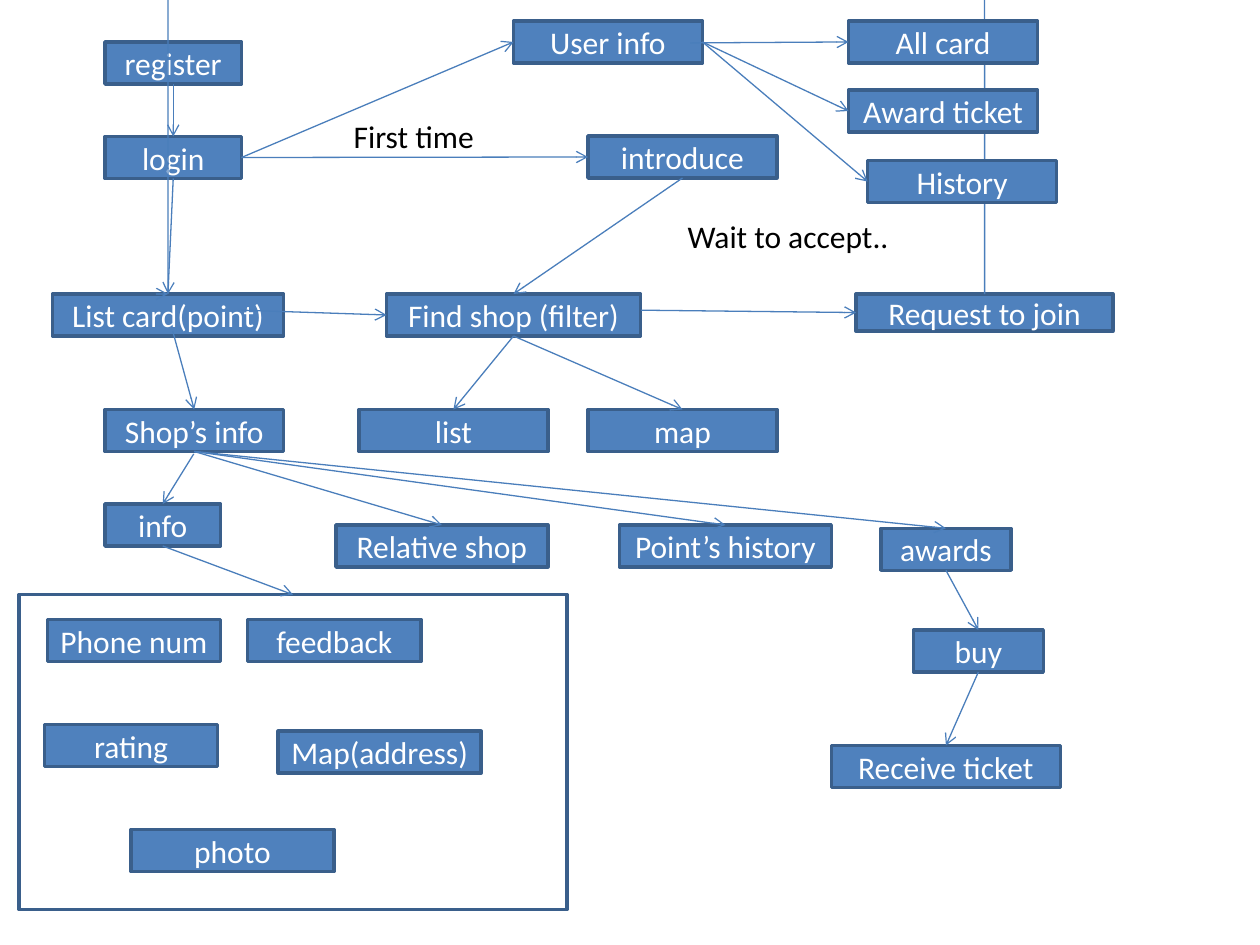
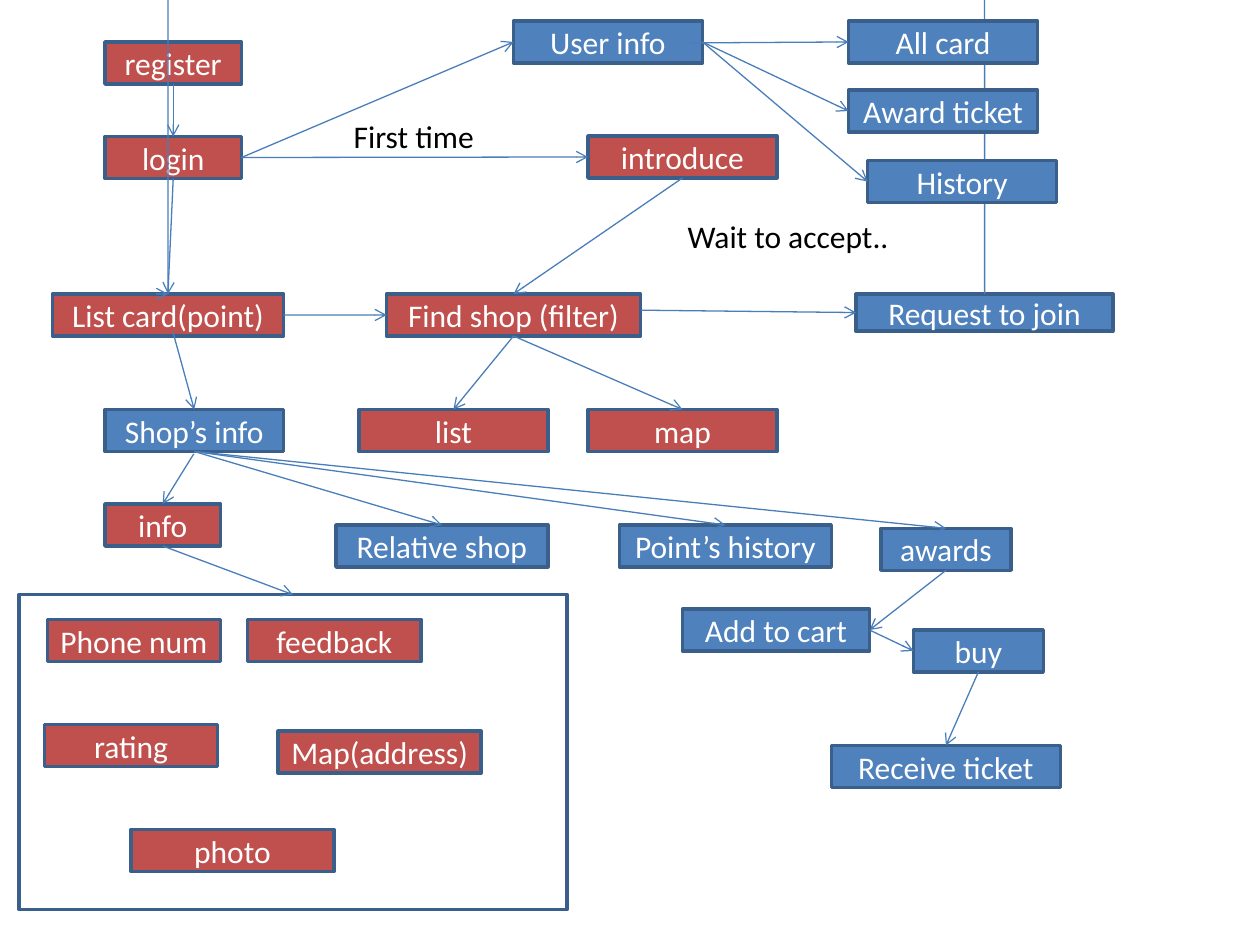
Before and after one commit to loyalty-point/Prototype, a slide deck: slide 1 of user-flow/user-flow.pptx. Drawn at 1260x945 pixels with LibreOffice and Linux fonts; fonts in the diff are those of the drawing. Boxes give left, top, right and bottom in pixels: in the first picture for what was removed or moved away, otherwise in the second. Text is boxed around its words. In the diff, an @@ line names an element or a change of style, - is before the commit and + after.

```diff
--- a/user-flow/user-flow.pptx
+++ b/user-flow/user-flow.pptx
@@ arrow moved from (242, 310) - (387, 315) to (284, 315) - (387, 315) @@
@@ fill #4F81BD to #C0504D in 13 elements at (105, 42, 241, 83), (105, 136, 241, 178), (53, 294, 284, 335), (387, 294, 641, 335), (105, 504, 220, 546), (48, 620, 222, 662), (248, 620, 422, 662), (44, 724, 218, 766), (278, 731, 481, 772), (131, 829, 334, 871), (588, 136, 777, 178), (359, 410, 548, 451), (588, 410, 777, 451) @@
@@ arrow moved from (946, 571) - (979, 630) to (946, 571) - (869, 630) @@
@@ rectangle added at (683, 609, 869, 650), fill #4F81BD, outline #3A5F8C 2 pt, 18 pt, text #FFFFFF @@
+Add to cart
@@ arrow added from (869, 630) to (914, 651), #4B7EBC 0.75 pt @@
```
Also in this commit, not shown: 15 other files.
